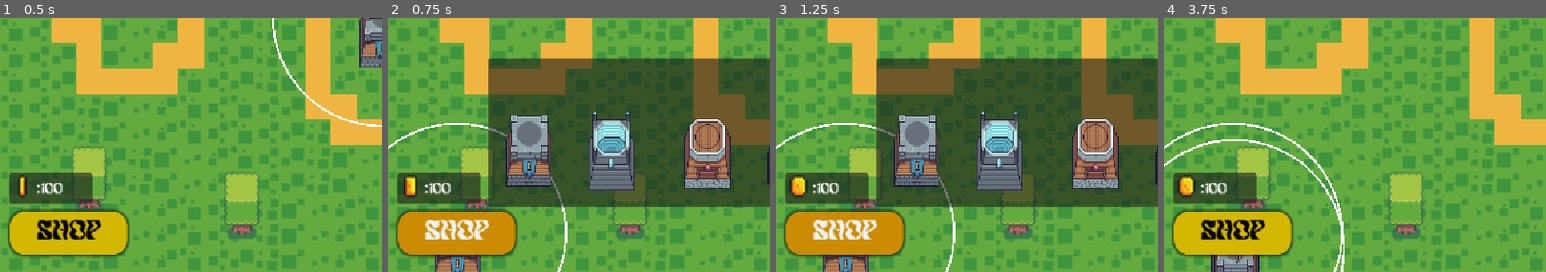
Above: before the commit, frames 1-4 (left to right).
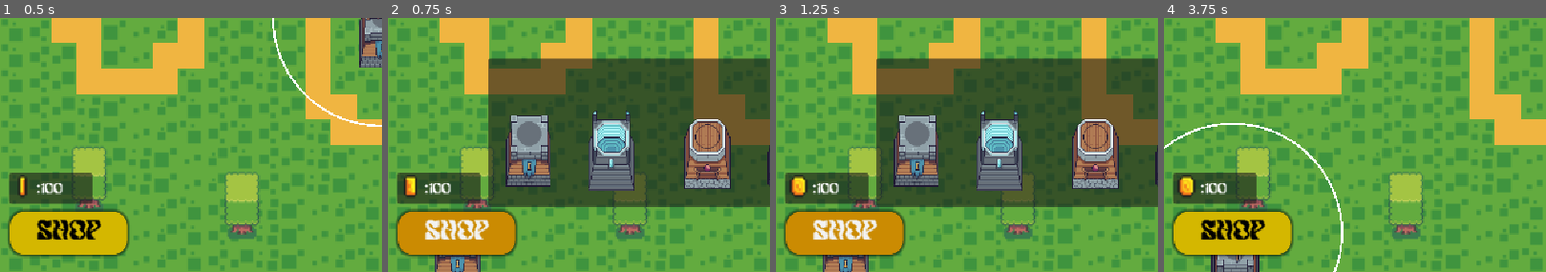
Above: after the commit, the same moments.

Repository: NNKD-Kevin/tower-defense
Game: Godot game, scene res://scenes/main.tscn
The game is run twice, just before and just after one commit, with the same random seed, the same clock (stepped at 60 frames per second) and the same inputs.
Inputs (mouse positions are % of the whole screen's width and height, from its top left):
- Up to frame 1 (0.5 s): no input
- Up to frame 2 (0.75 s): click "Shop" at 0.5 s
- Up to frame 3 (1.25 s): no input
- Up to frame 4 (3.75 s): click "Start" at 1.25 s; click "Start" at 2 s; click (19, 74) at 2.75 s; tap Enter at 3.5 s; drag from (9, 95) to (60, 28) at 3.52 s
The pictures show only the part of the screen within x 0-50%, y 50-100%; the shares and areas given below are measured in that part.

Frame 1 is identical in both runs. In frame 2, 0.5% of the frame differs, in the area x 0-47%, y 41-100%; in frame 3, 0.5%; in frame 4, 0.6%, in the area x 0-48%, y 47-100%.

Commit message:
add redraw to hide the circle range after put it in the right position

Diff:
--- a/tower-defense/scripts/tower.gd
+++ b/tower-defense/scripts/tower.gd
@@ -34,6 +34,7 @@
 		if dragging:
 			dragging=false
 		else: menu_on=true
+		queue_redraw()
 
 func _draw() -> void:
 	if menu_on or dragging:
